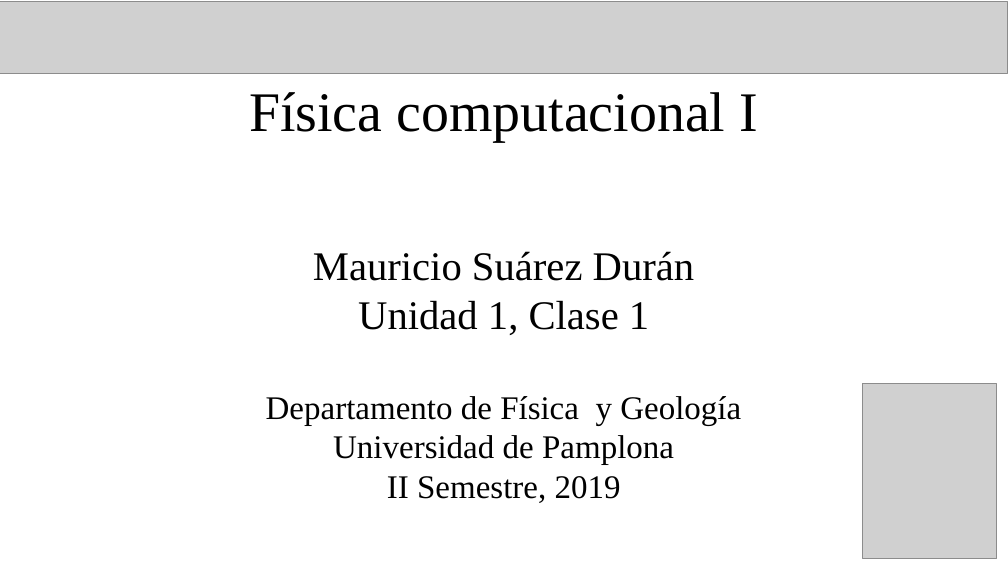
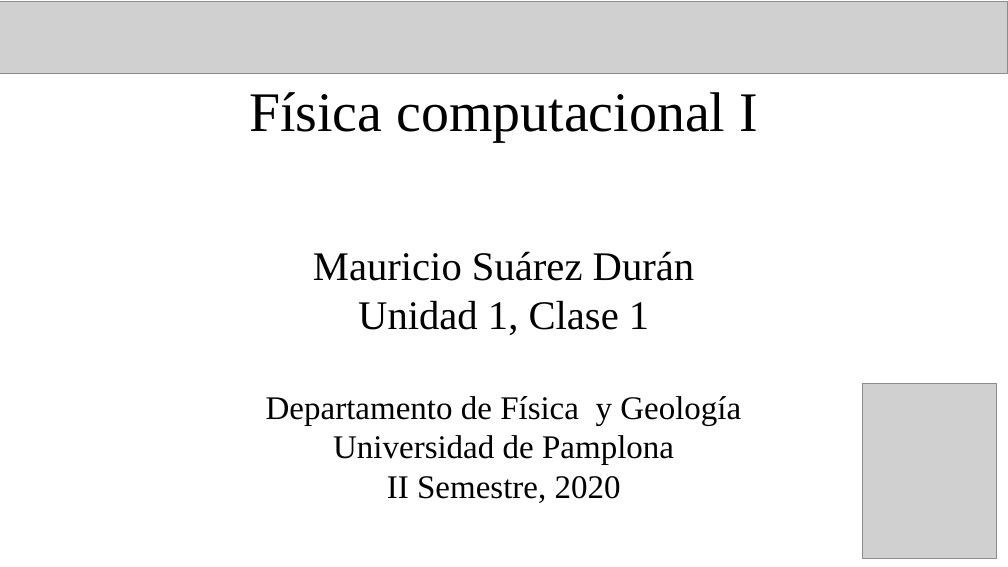
Before and after one commit to fiscompunipamplona/unidad1_IntroLinux, a slide deck: slide 1 of clases/clase-introLinux_1.odp. Drawn at 1008x567 pixels with LibreOffice and Linux fonts; fonts in the diff are those of the drawing; grey boxes stand for pictures. Boxes give left, top, right and bottom in pixels: in the first picture for what was removed or moved away, otherwise in the second. Text is boxed around its words. In the diff, an @@ line names an element or a change of style, - is before the commit and + after.

```diff
--- a/clases/clase-introLinux_1.odp
+++ b/clases/clase-introLinux_1.odp
@@ subtitle at bbox=[387, 476, 621, 503]: text changed @@
-II Semestre, 2019
+II Semestre, 2020
```
Also in this commit, not shown: 1 other slide changed, 10 slides removed, 3 other files.
